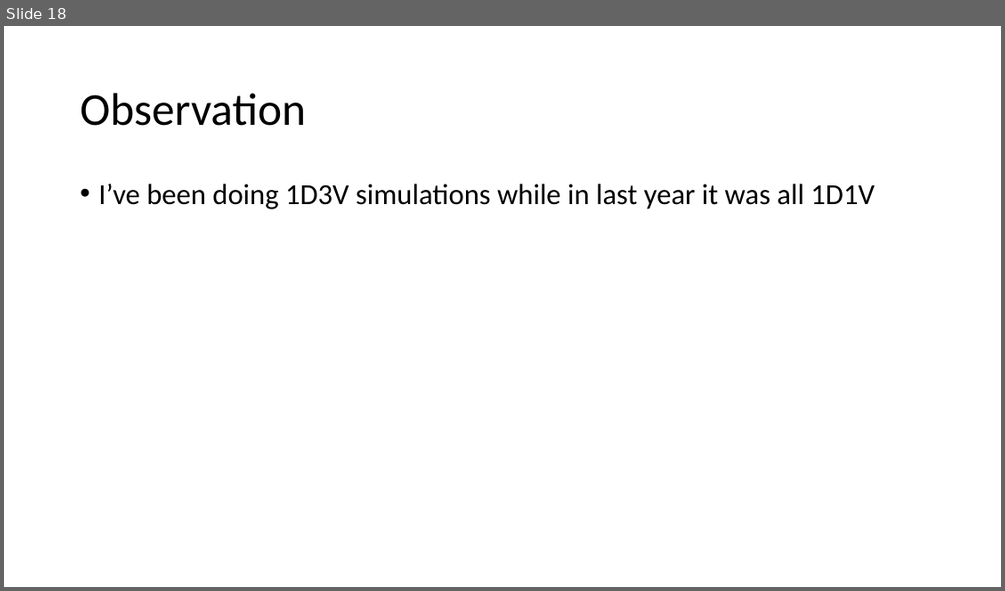
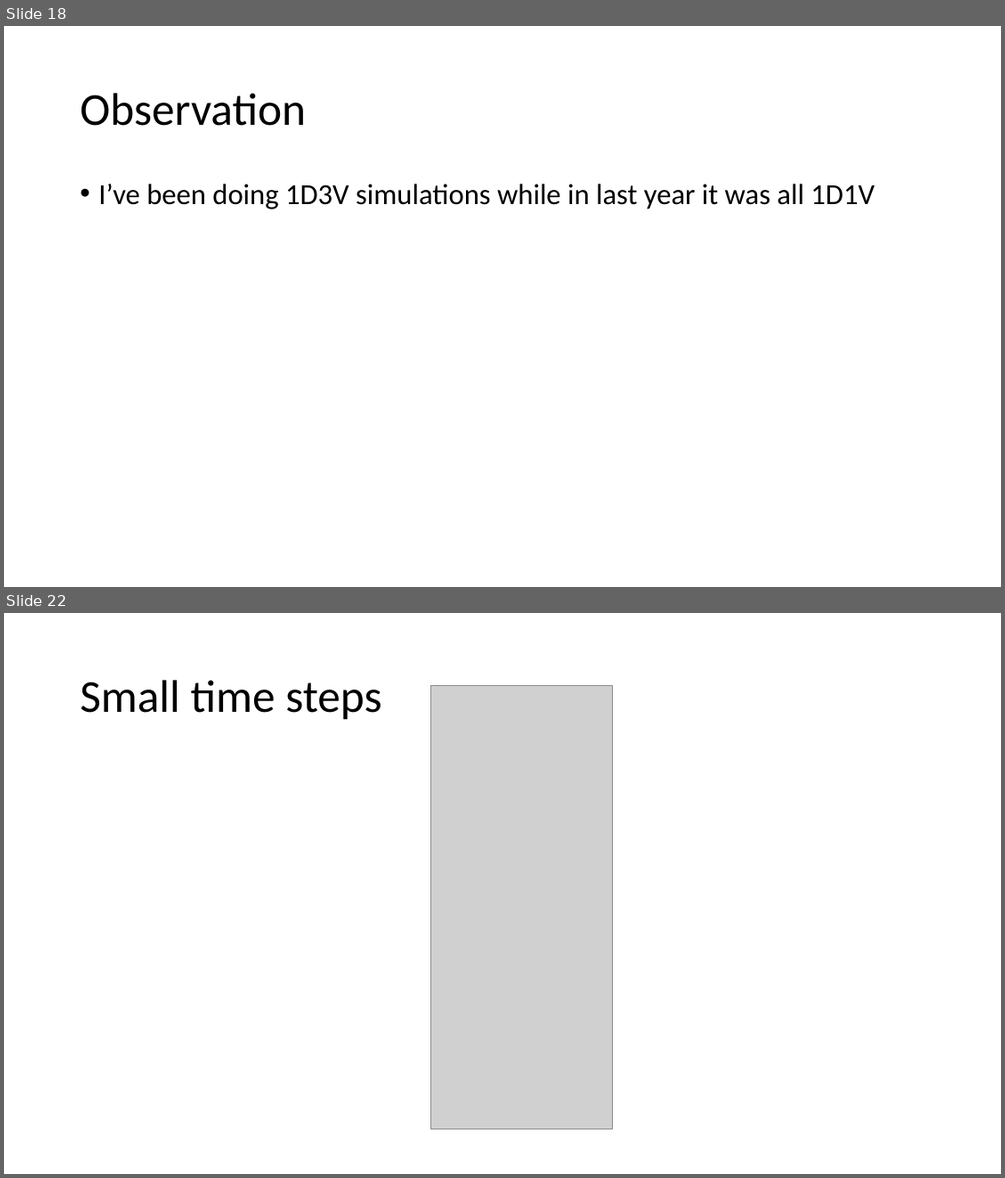
Before and after one commit to j0fri/FYP, a slide deck: MATLAB/Matlab implementation.pptx. Shown one above the other, each under a label of ours: slide 18 before the commit, slides 18 and 22 after it; the slides between them are not shown. The pictures are 1005x591 and 1005x1178 pixels, drawn with LibreOffice and Linux fonts; fonts in the diff are those of the drawing; grey boxes stand for pictures. Boxes give left, top, right and bottom in pixels: in the first picture for what was removed or moved away, otherwise in the second. Text is boxed around its words. In the diff, an @@ line names an element or a change of style, - is before the commit and + after.

```diff
--- a/MATLAB/Matlab implementation.pptx
+++ b/MATLAB/Matlab implementation.pptx
@@ slide 22 added at <box>4,613,1001,1174</box>, background #FFFFFF @@
@@ title added at <box>80,680,382,720</box>, 44 pt, text #000000 @@
+Small time steps
@@ picture added at <box>430,686,613,1129</box> @@
```
Also in this commit, not shown: 6 other slides added, 2 other files.
